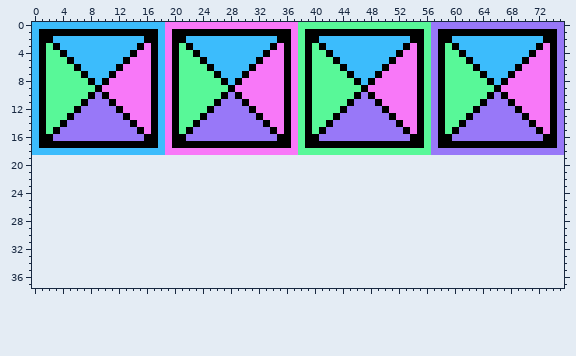
Two versions of one sprite sheet, graphics/sprite-sheet-tiles.png. Above is the file before it was changed.
The file is 76x19 pixels. The old version is drawn lined up with the new one, on the new canvas.
After:
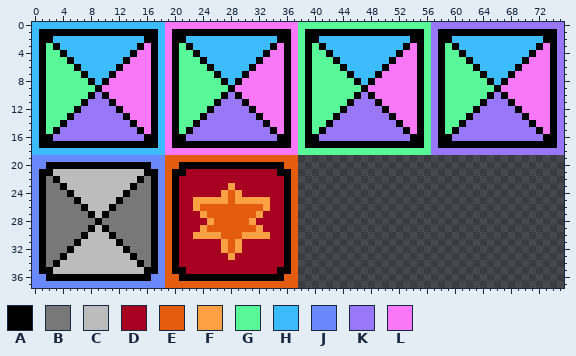
Palette (. is transparent): A #000000  B #787878  C #bcbcbc  D #a80020  E #e45c10  F #fca044  G #58f898  H #3cbcfc  J #6888fc  K #9878f8  L #f878f8
Diff:
canvas 76x19 -> 76x38
y 19: x 0..37 ...................................... -> JJJJJJJJJJJJJJJJJJJEEEEEEEEEEEEEEEEEEE
y 20: x 0..37 ...................................... -> JJAAAAAAAAAAAAAAAJJEEAAAAAAAAAAAAAAAEE
y 21: x 0..37 ...................................... -> JAACCCCCCCCCCCCCAAJEAADDDDDDDDDDDDDAAE
y 22: x 0..37 ...................................... -> JABACCCCCCCCCCCABAJEADDDDDDDDDDDDDDDAE
y 23: x 0..37 ...................................... -> JABBACCCCCCCCCABBAJEADDDDDDDFDDDDDDDAE
y 24: x 0..37 ...................................... -> JABBBACCCCCCCABBBAJEADDDDDDFEFDDDDDDAE
y 25: x 0..37 ...................................... -> JABBBBACCCCCABBBBAJEADDFFFFFEFFFFFDDAE
y 26: x 0..37 ...................................... -> JABBBBBACCCABBBBBAJEADDFEEEEEEEEEFDDAE
y 27: x 0..37 ...................................... -> JABBBBBBACABBBBBBAJEADDDFEEEEEEEFDDDAE
y 28: x 0..37 ...................................... -> JABBBBBBBABBBBBBBAJEADDDDFEEEEEFDDDDAE
y 29: x 0..37 ...................................... -> JABBBBBBACABBBBBBAJEADDDFEEEEEEEFDDDAE
y 30: x 0..37 ...................................... -> JABBBBBACCCABBBBBAJEADDFFFFEEEFFFFDDAE
y 31: x 0..37 ...................................... -> JABBBBACCCCCABBBBAJEADDDDDDFEFDDDDDDAE
y 32: x 0..37 ...................................... -> JABBBACCCCCCCABBBAJEADDDDDDFEFDDDDDDAE
y 33: x 0..37 ...................................... -> JABBACCCCCCCCCABBAJEADDDDDDDFDDDDDDDAE
y 34: x 0..37 ...................................... -> JABACCCCCCCCCCCABAJEADDDDDDDDDDDDDDDAE
y 35: x 0..37 ...................................... -> JAACCCCCCCCCCCCCAAJEAADDDDDDDDDDDDDAAE
y 36: x 0..37 ...................................... -> JJAAAAAAAAAAAAAAAJJEEAAAAAAAAAAAAAAAEE
y 37: x 0..37 ...................................... -> JJJJJJJJJJJJJJJJJJJEEEEEEEEEEEEEEEEEEE
Where, in picture pixels (left, top, right, bottom), the same in both pictures:
added: (32, 155, 298, 288)
